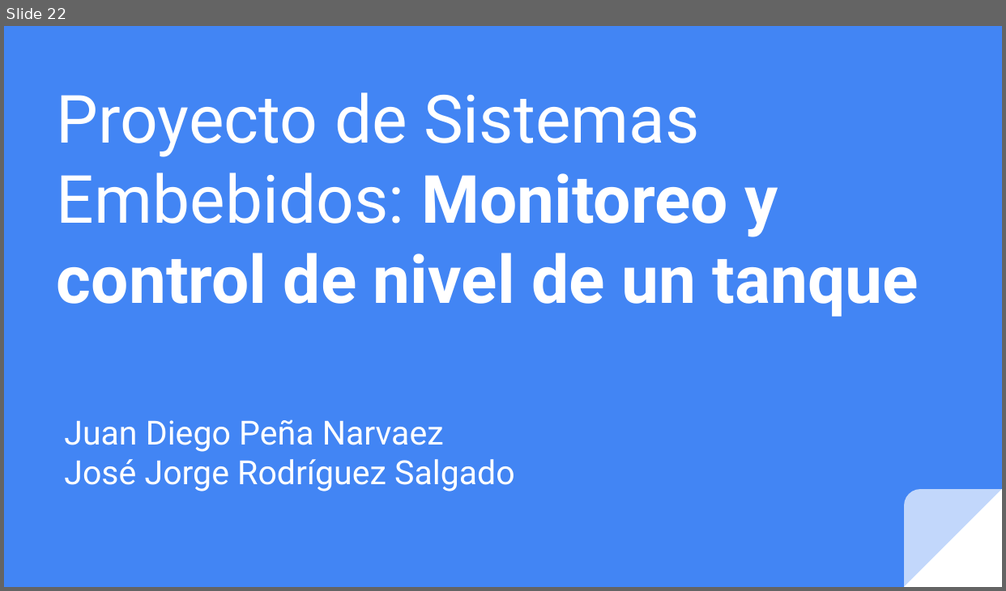
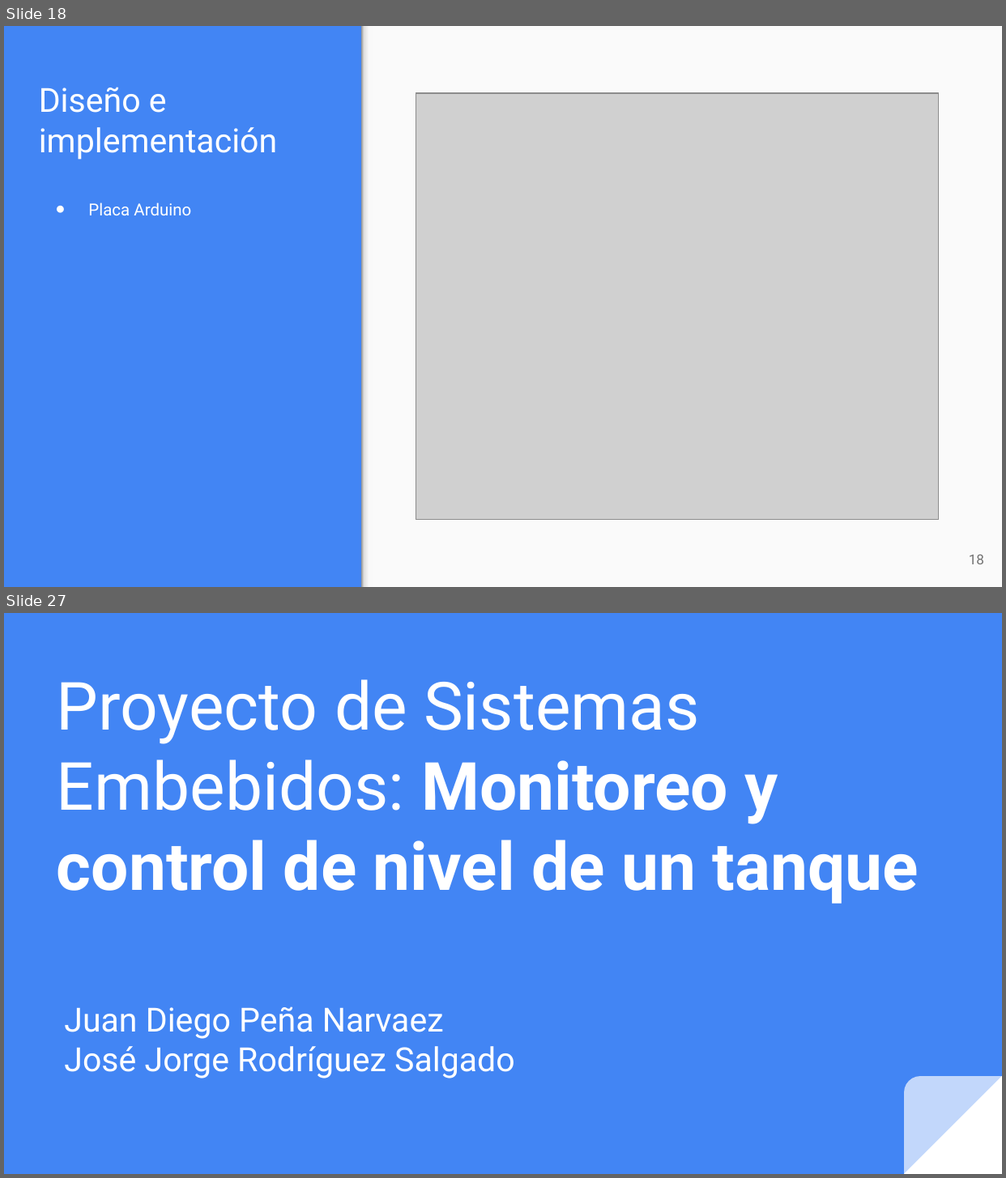
Before and after one commit to juandpenan/SistemasEmbebidos, a slide deck: Presentacion.pptx. Shown one above the other, each under a label of ours: slide 22 before the commit, slides 18 and 27 after it; the slides between them are not shown. The pictures are 1006x591 and 1006x1178 pixels, drawn with LibreOffice and Linux fonts; fonts in the diff are those of the drawing; grey boxes stand for pictures. Boxes give left, top, right and bottom in pixels: in the first picture for what was removed or moved away, otherwise in the second. Text is boxed around its words. In the diff, an @@ line names an element or a change of style, - is before the commit and + after.

```diff
--- a/Presentacion.pptx
+++ b/Presentacion.pptx
@@ slide 18 added at <box>4,26,1002,587</box>, background #4285F4 @@
@@ rectangle added at <box>361,26,1002,587</box>, fill #FAFAFA @@
@@ rectangle added at <box>361,26,373,587</box>, fill gradient #F9F9F9 to #DEDEDE to #999999 @@
@@ title added at <box>39,87,278,160</box>, 24 pt, text #FFFFFF @@
+Diseño e implementación
@@ picture added at <box>416,93,939,520</box> @@
@@ text added at <box>88,203,191,216</box>, 12 pt, text #FFFFFF @@
+● Placa Arduino
@@ page number added at <box>969,555,984,565</box>, 10 pt, text #737373 @@
+18
@@ what was slide 22 is now slide 27 @@
```
Also in this commit, not shown: 19 slides changed, 5 other slides added, 1 slide removed, 2 other files.
